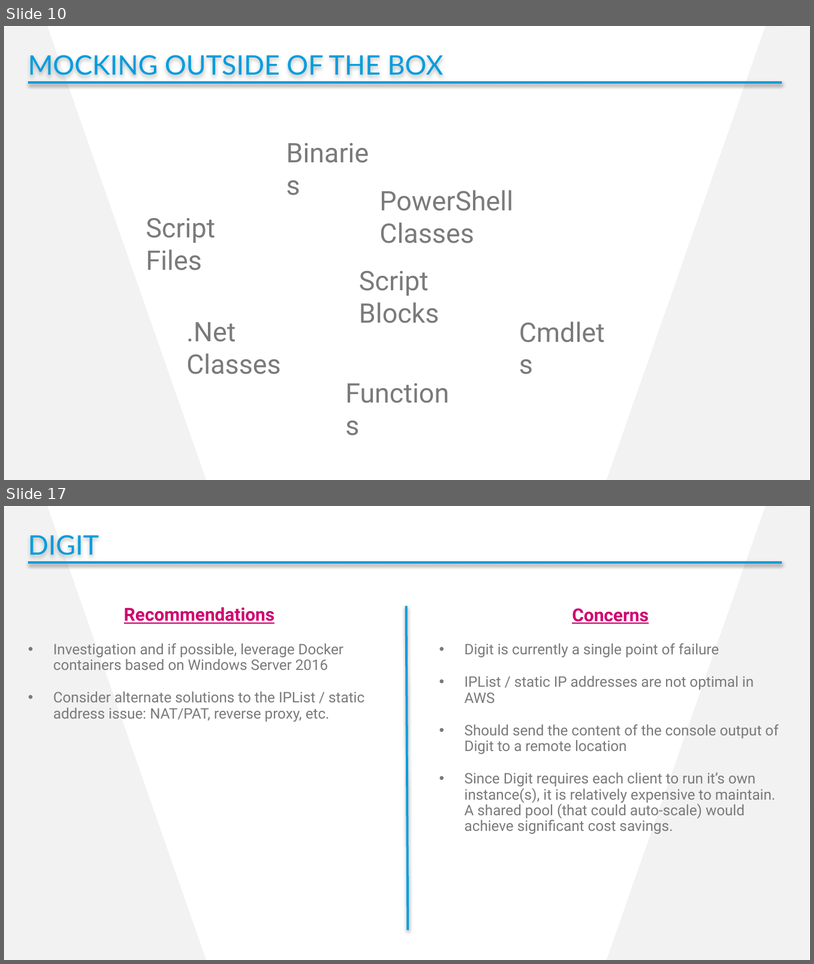
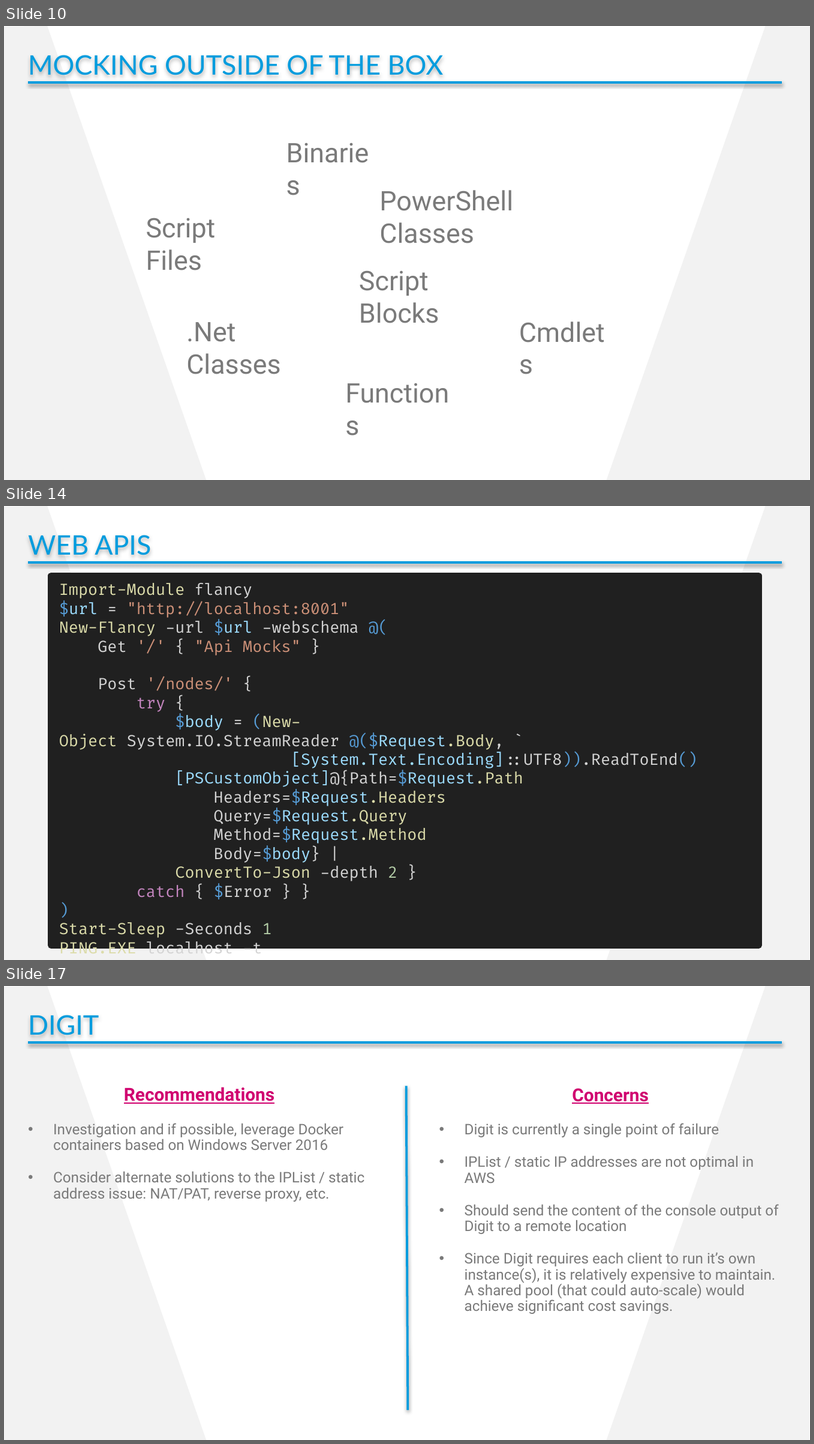
Before and after one commit to cdhunt/pssummit2017-mocking, a slide deck: Summit2017_Mocking.pptx. Shown one above the other, each under a label of ours: slides 10 and 17 before the commit, slides 10, 14 and 17 after it; the slides between them are not shown. The pictures are 814x964 and 814x1444 pixels, drawn with LibreOffice and Linux fonts; fonts in the diff are those of the drawing; background and template pictures are left out. Boxes give left, top, right and bottom in pixels: in the first picture for what was removed or moved away, otherwise in the second. Text is boxed around its words. In the diff, an @@ line names an element or a change of style, - is before the commit and + after.

```diff
--- a/Summit2017_Mocking.pptx
+++ b/Summit2017_Mocking.pptx
@@ slide 14 added at (x1=4, y1=506, x2=810, y2=960), background #FFFFFF; not listed: 2 template elements that a slide beside it also shows @@
@@ text added at (x1=28, y1=535, x2=151, y2=555), 24 pt, text #009CDE @@
+WEB APIS
@@ line added from (28, 562) to (782, 562), #009CDE 2 pt @@
@@ rectangle added at (x1=51, y1=576, x2=759, y2=945), fill #202020, outline #202020 6 pt, 14 pt, text #D4D4D4 @@
+Import-Module flancy
+$url = "http://localhost:8001"
+New-Flancy -url $url -webschema @(
+Get '/' { "Api Mocks" }
+Post '/nodes/' {
+try {
+$body = (New-Object System.IO.StreamReader @($Request.Body, `
+[System.Text.Encoding]::UTF8)).ReadToEnd()
+[PSCustomObject]@{Path=$Request.Path
+Headers=$Request.Headers
+Query=$Request.Query
+Method=$Request.Method
+Body=$body} |
+ConvertTo-Json -depth 2 }
+catch { $Error } }
+)
+Start-Sleep -Seconds 1
+PING.EXE localhost -t
```
Also in this commit, not shown: 9 slides changed, 1 slide removed.
